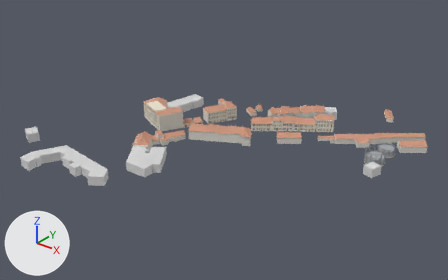
The glTF model u-hriste/models/u_hriste_street.glb: old version first, new version second.
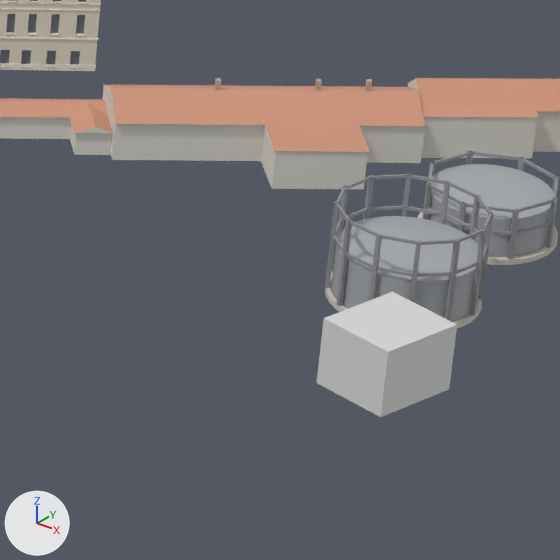
The first picture shows the older version from a 50 mm camera at (524.0, 582.0, 246.0) aimed at (210.0, 975.0, 2.0). The close-ups show the older and then the newer version on the part from 72% to 88% of the width and 44% to 70% of the height of that picture. Only the edits that show in the close-ups are written down. Arrows for +X, +Y and +Z are at lower left; the lights stay in place. Where no turn or scale is listed for an object, it has been applied to the vertices.

Before the edit, the objects in view are built like this:
```python
me_context_gis_1528 = bpy.data.meshes.new('Context_GIS_1528')
me_context_gis_1528.from_pydata(...)  # 8 vertices, 12 faces; spans x 334.69..346.65, y 997.57..1010.51, z 0.0..8.0
me_context_gis_1528.materials.append(mat_context_grey)  # light grey #dadada
me_cp_g1527_bell = bpy.data.meshes.new('CP_G1527_Bell')
me_cp_g1527_bell.from_pydata(...)  # 241 vertices, 478 faces; spans x -7.1..7.1, y -7.1..7.1, z 0.3..6.0
me_cp_g1527_bell.materials.append(mat_bell_steel_001)  # grey #a6aaad
me_cp_g1530_wingroof_rear = bpy.data.meshes.new('CP_G1530_WingRoof_Rear')
me_cp_g1530_wingroof_rear.from_pydata([(1.66, -1.68, 3.0), (-2.25, -4.65, 3.0), (1.93, -10.14, 3.0), (5.84, -7.17, 3.0), (-0.29, -3.17, 3.9), (3.88, -8.66, 3.9)], [], [(3, 0, 4), (3, 4, 5), (1, 2, 5), (1, 5, 4), (0, 1, 4), (2, 3, 5)])
for i in [4, 5]: me_cp_g1530_wingroof_rear.polygons[i].material_index = 1
me_cp_g1530_wingroof_rear.materials.append(mat_roof_tiles_031)  # brown #ce957c
me_cp_g1530_wingroof_rear.materials.append(mat_gable_wall_031)  # light grey #e2ddd1
ob_context_gis_1528 = bpy.data.objects.new('Context_GIS_1528', me_context_gis_1528)
ob_context_gis_1528.location = (0.0, 0.0, 0.0)
ob_cp_g1527_bell = bpy.data.objects.new('CP_G1527_Bell', me_cp_g1527_bell)
ob_cp_g1527_bell.location = (333.3, 1045.1, 0.0)
ob_cp_g1530_wingroof_rear = bpy.data.objects.new('CP_G1530_WingRoof_Rear', me_cp_g1530_wingroof_rear)
ob_cp_g1530_wingroof_rear.location = (283.5, 1043.0, 0.0)
# also in view: 'CP_G1530_Masonry' at (280.0, 1037.0, 2.0); 'CP_523_b_Roof' at (301.0, 1050.0, 6.0); 'CP_523_b_Masonry' at (301.0, 1050.0, 2.0); 'CP_G1526_Bell' at (333.0, 1024.0, 4.0); 'CP_671_Masonry' at (265.0, 1055.0, 6.0)
```
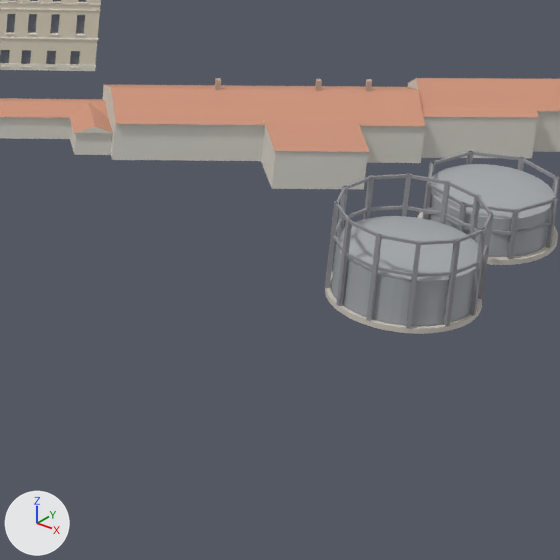
Patch to the scene script:
```diff
--- a/u-hriste/models/u_hriste_street.glb.py
+++ b/u-hriste/models/u_hriste_street.glb.py
@@ ob_context_gis_1528 @@
-ob_context_gis_1528 = bpy.data.objects.new('Context_GIS_1528', me_context_gis_1528)
-ob_context_gis_1528.location = (0.0, 0.0, 0.0)
```

What differs and where, as boxes (x1, y1, x2, y2) in the close-ups (560 x 560 px):
'Context_GIS_1528', deleted: before (317, 292, 457, 417)
